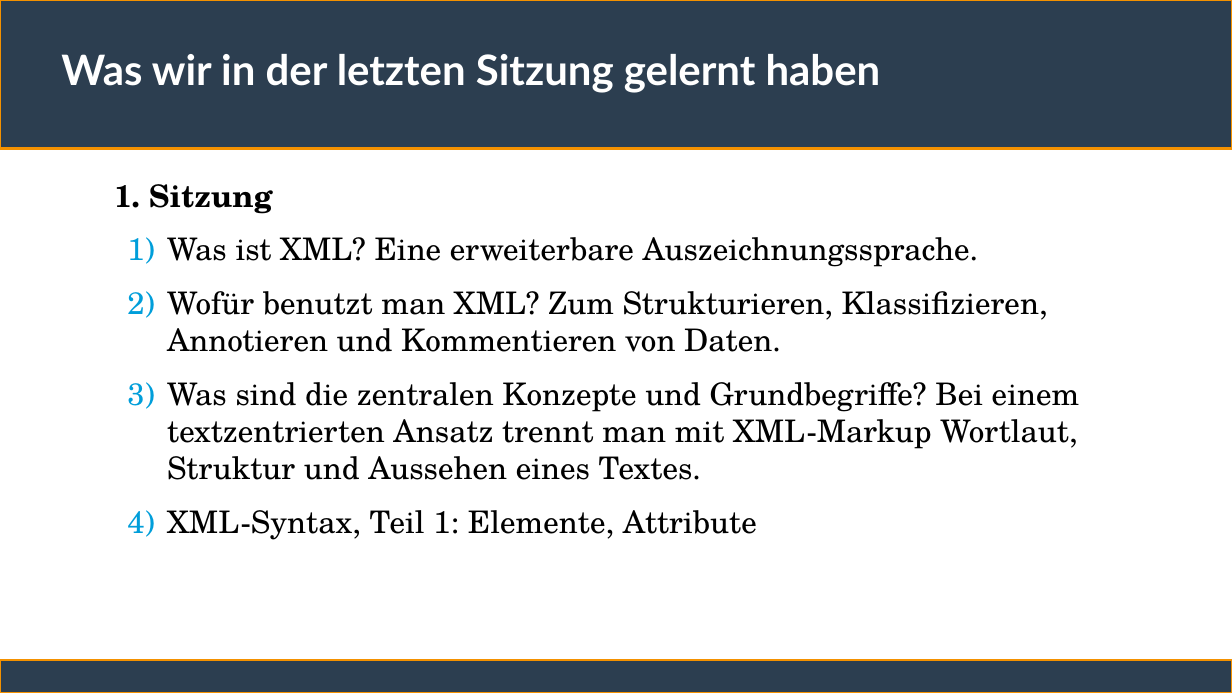
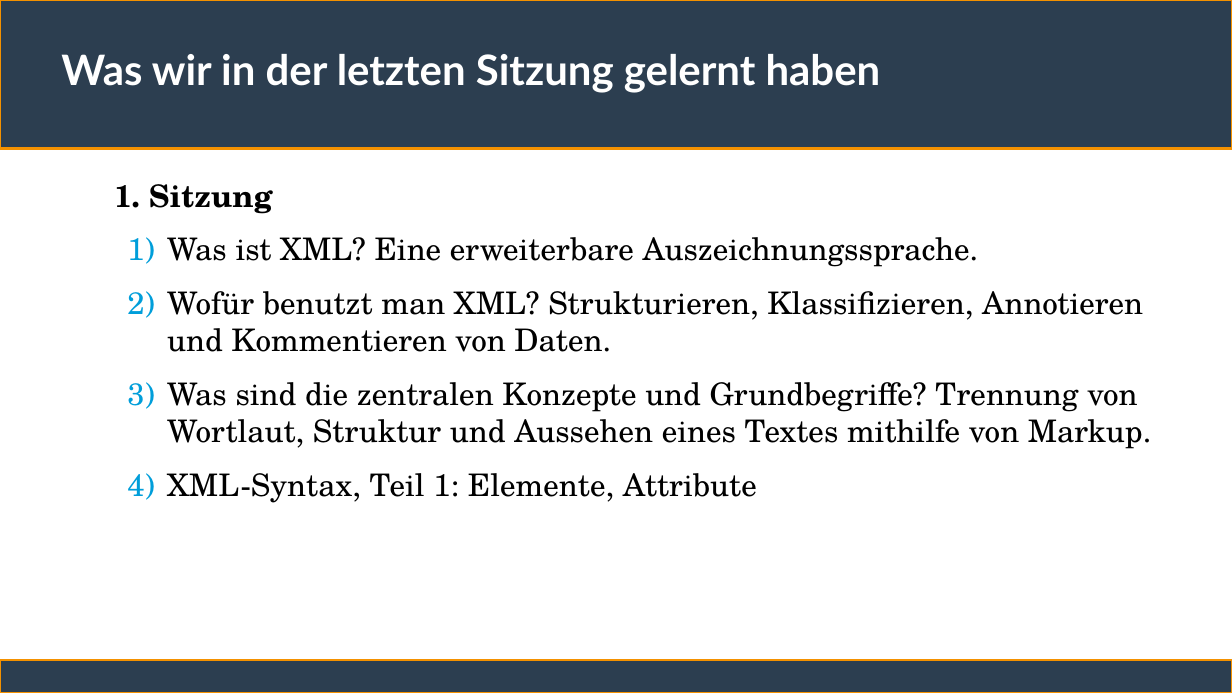
Before and after one commit to ChristianSonderUniSG/xml-kurs, a slide deck: slide 2 of sitzung_2/sitzung_2.odp. Drawn at 1232x693 pixels with LibreOffice and Linux fonts; fonts in the diff are those of the drawing. Boxes give left, top, right and bottom in pixels: in the first picture for what was removed or moved away, otherwise in the second. Text is boxed around its words. In the diff, an @@ line names an element or a change of style, - is before the commit and + after.

```diff
--- a/sitzung_2/sitzung_2.odp
+++ b/sitzung_2/sitzung_2.odp
@@ text at [167,291,1152,449]: text changed @@
-  2) Wofür benutzt man XML? Zum Strukturieren, Klassifizieren, Annotieren und Kommentieren von Daten.
-  3) Was sind die zentralen Konzepte und Grundbegriffe? Bei einem textzentrierten Ansatz trennt man mit XML-Markup Wortlaut, Struktur und Aussehen eines Textes.
+  2) Wofür benutzt man XML? Strukturieren, Klassifizieren, Annotieren und Kommentieren von Daten.
+  3) Was sind die zentralen Konzepte und Grundbegriffe? Trennung von Wortlaut, Struktur und Aussehen eines Textes mithilfe von Markup.
```
Also in this commit, not shown: 8 other slides changed, 10 slides added, 2 other files.
